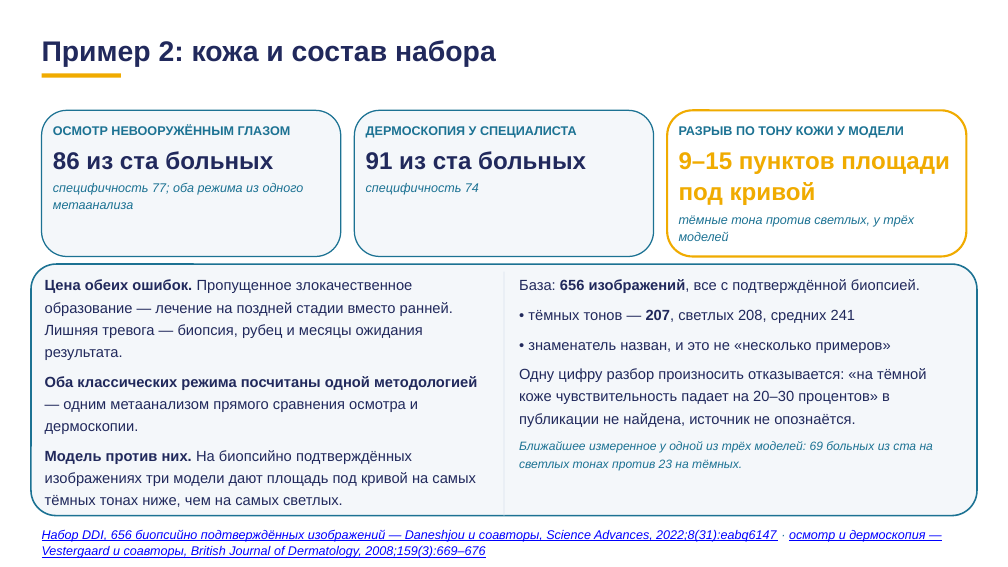
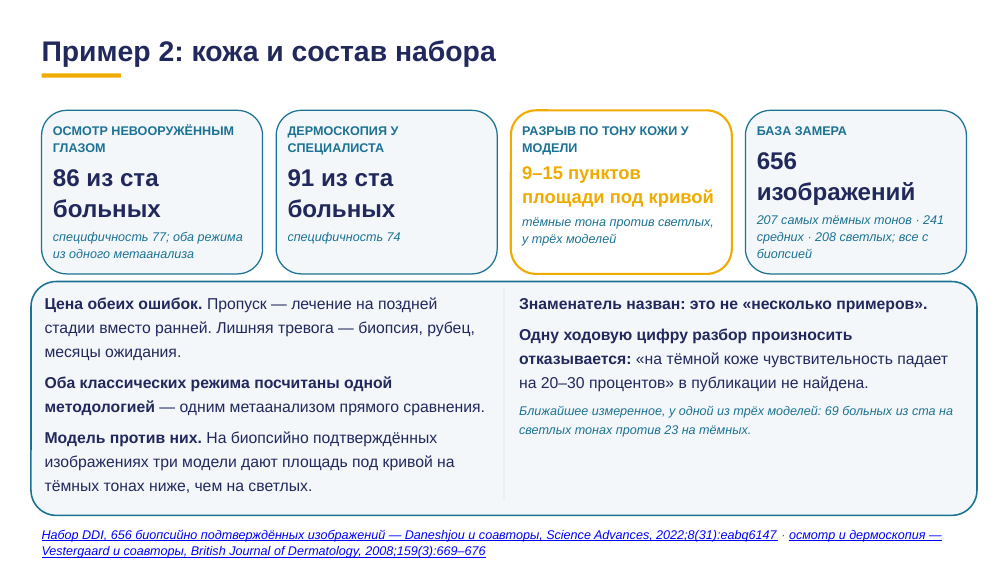
Before and after one commit to tellina-study/AI-usage-lessons, a slide deck: slide 23 of library/lectures/lec-07/rework/deck/lec-07-karkas.pptx (slide 22 before the commit). Drawn at 1008x567 pixels with LibreOffice and Linux fonts; fonts in the diff are those of the drawing. Boxes give left, top, right and bottom in pixels: in the first picture for what was removed or moved away, otherwise in the second. Text is boxed around its words. In the diff, an @@ line names an element or a change of style, - is before the commit and + after.

```diff
--- a/library/lectures/lec-07/rework/deck/lec-07-karkas.pptx
+++ b/library/lectures/lec-07/rework/deck/lec-07-karkas.pptx
@@ rounded rectangle: place and size @@
-rounded rectangle at bbox=[42, 110, 341, 256]
+rounded rectangle at bbox=[42, 110, 262, 274]
@@ proportions changed in 3 elements at bbox=[31, 281, 977, 515], bbox=[42, 110, 262, 274], bbox=[276, 110, 497, 274] @@
@@ rounded rectangle: place and size @@
-rounded rectangle at bbox=[355, 110, 654, 256]
+rounded rectangle at bbox=[276, 110, 497, 274]
@@ rounded rectangle added at bbox=[511, 110, 732, 274], fill #FFFFFF, outline #F0AB00 2 pt @@
@@ rounded rectangle: place and size @@
-rounded rectangle at bbox=[668, 110, 967, 256]
+rounded rectangle at bbox=[746, 110, 966, 274]
@@ rounded rectangle at bbox=[746, 110, 966, 274]: fill #FFFFFF to #F4F7FA; outline #F0AB00 2 pt to #1C7293 1.2 pt; proportions changed @@
@@ text "ОСМОТР НЕВООРУЖЁННЫМ ГЛАЗОМ" rewrapped from bbox=[53, 125, 291, 135] to bbox=[53, 125, 234, 152] @@
@@ text "ДЕРМОСКОПИЯ У СПЕЦИАЛИСТА" rewrapped from bbox=[366, 126, 577, 138] to bbox=[288, 126, 399, 155] @@
@@ text "РАЗРЫВ ПО ТОНУ КОЖИ У ..." rewrapped from bbox=[679, 126, 903, 138] to bbox=[522, 126, 689, 155] @@
@@ text added at bbox=[757, 126, 847, 135], 12 pt, text #1C7293, bold @@
+БАЗА ЗАМЕРА
@@ text "86 из ста больных" rewrapped from bbox=[53, 151, 273, 170] to bbox=[53, 169, 161, 218] @@
@@ text "91 из ста больных" rewrapped from bbox=[366, 151, 586, 170] to bbox=[288, 169, 396, 218] @@
@@ text "9–15 пунктов площади под кривой": place and size @@
-text "9–15 пунктов площади под кривой" at bbox=[679, 152, 950, 205]
+text "9–15 пунктов площади под кривой" at bbox=[522, 166, 714, 207]
@@ text "9–15 пунктов площади под кривой" at bbox=[522, 166, 714, 207]: size 23 to 17.5 pt @@
@@ text added at bbox=[757, 152, 916, 205], 23 pt, text #21295C, bold @@
+656 изображений
@@ text "специфичность 77; оба режима из ..." rewrapped from bbox=[53, 183, 304, 209] to bbox=[53, 232, 243, 258] @@
@@ text "специфичность 74": place and size @@
-text "специфичность 74" at bbox=[366, 183, 479, 195]
+text "специфичность 74" at bbox=[288, 232, 401, 244]
@@ text "тёмные тона против светлых, у ..." rewrapped from bbox=[679, 215, 914, 241] to bbox=[522, 217, 714, 246] @@
@@ text added at bbox=[757, 215, 944, 258], 12 pt, text #1C7293, italic @@
+207 самых тёмных тонов · 241 средних · 208 светлых; все с биопсией
@@ rounded rectangle: place and size @@
-rounded rectangle at bbox=[31, 264, 977, 516]
+rounded rectangle at bbox=[31, 281, 977, 515]
@@ text at bbox=[45, 297, 485, 493]: text changed; size 14 to 15 pt @@
-Цена обеих ошибок. Пропущенное злокачественное образование — лечение на поздней стадии вместо ранней. Лишняя тревога — биопсия, рубец и месяцы ожидания результата.
-Оба классических режима посчитаны одной методологией — одним метаанализом прямого сравнения осмотра и дермоскопии.
-Модель против них. На биопсийно подтверждённых изображениях три модели дают площадь под кривой на самых тёмных тонах ниже, чем на самых светлых.
+Цена обеих ошибок. Пропуск — лечение на поздней стадии вместо ранней. Лишняя тревога — биопсия, рубец, месяцы ожидания.
+Оба классических режима посчитаны одной методологией — одним метаанализом прямого сравнения.
+Модель против них. На биопсийно подтверждённых изображениях три модели дают площадь под кривой на тёмных тонах ниже, чем на светлых.
@@ rectangle: place and size @@
-rectangle at bbox=[504, 271, 504, 516]
+rectangle at bbox=[504, 289, 504, 500]
@@ text at bbox=[519, 298, 953, 437]: text changed; size 14 to 15 pt @@
-База: 656 изображений, все с подтверждённой биопсией.
-• тёмных тонов — 207, светлых 208, средних 241
-• знаменатель назван, и это не «несколько примеров»
-Одну цифру разбор произносить отказывается: «на тёмной коже чувствительность падает на 20–30 процентов» в публикации не найдена, источник не опознаётся.
-Ближайшее измеренное у одной из трёх моделей: 69 больных из ста на светлых тонах против 23 на тёмных.
+Знаменатель назван: это не «несколько примеров».
+Одну ходовую цифру разбор произносить отказывается: «на тёмной коже чувствительность падает на 20–30 процентов» в публикации не найдена.
+Ближайшее измеренное, у одной из трёх моделей: 69 больных из ста на светлых тонах против 23 на тёмных.
```
Also in this commit, not shown: 78 other slides changed, 10 slides added, 3 slides removed, 1 other file.
